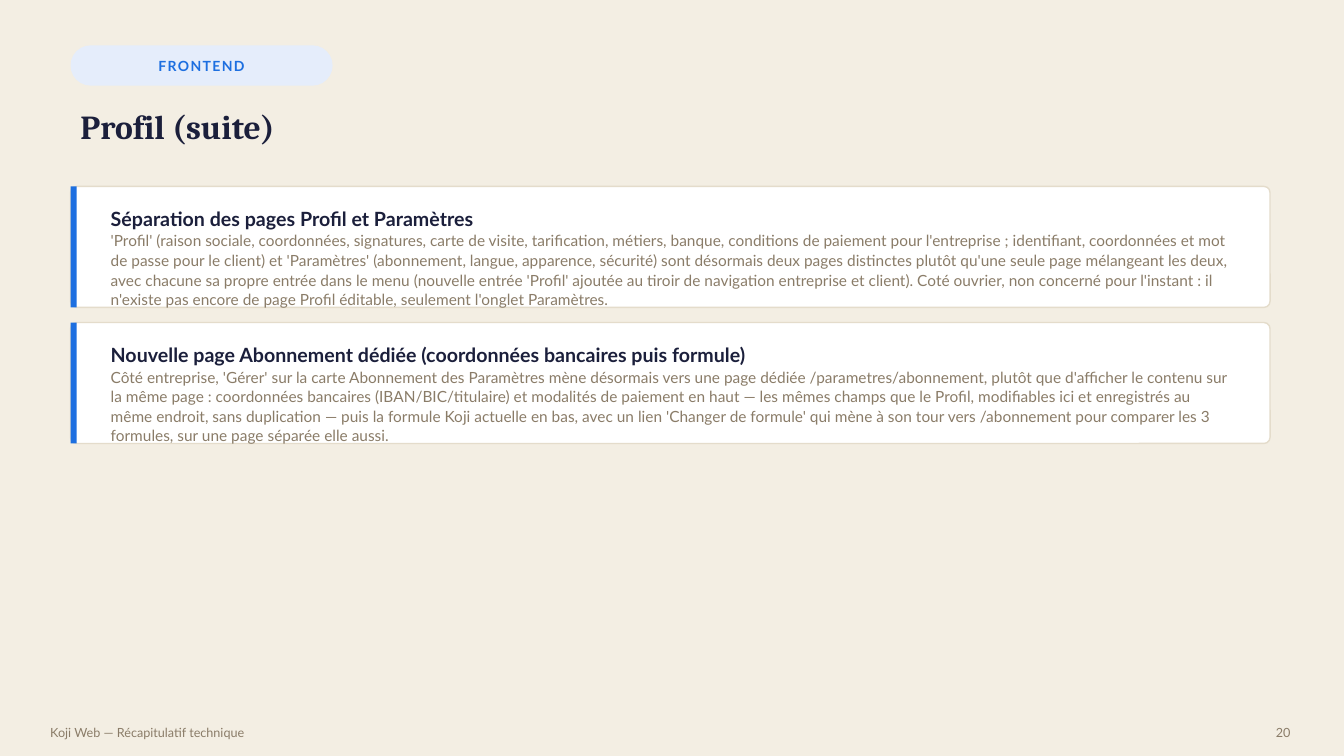
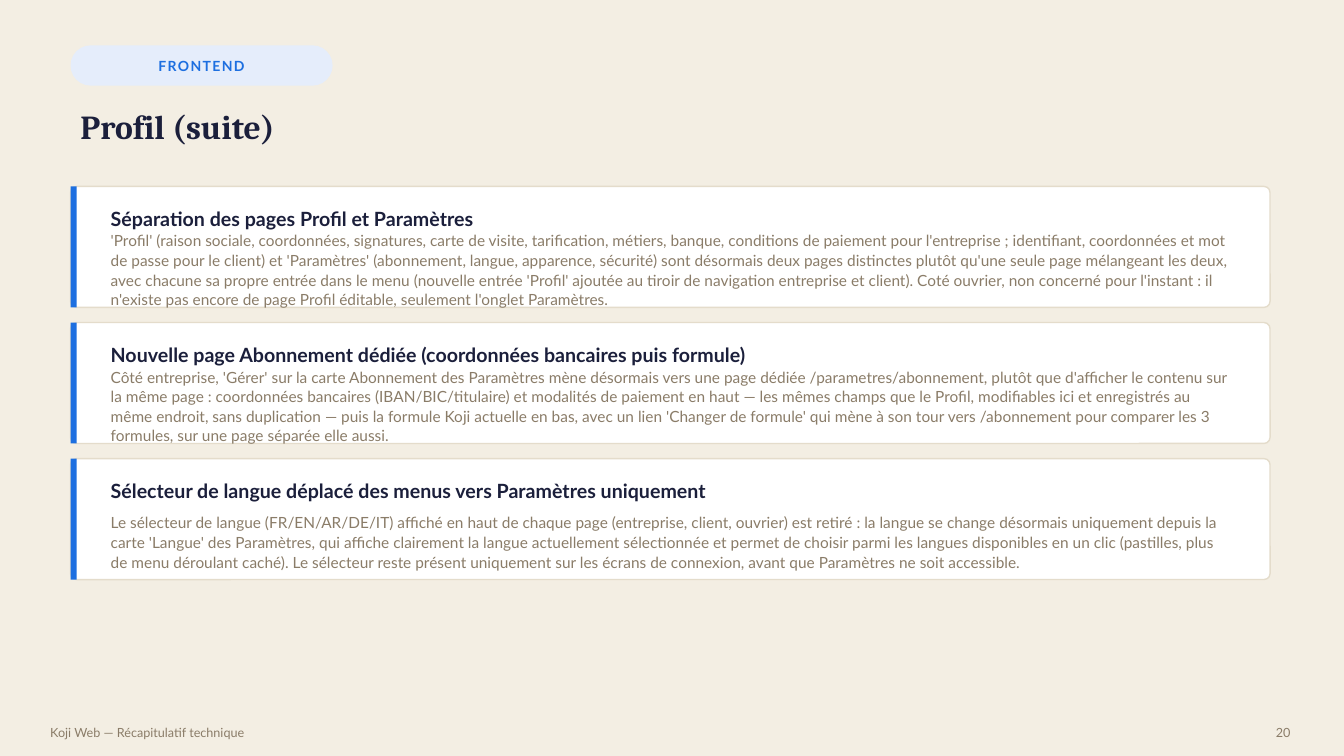
Before and after one commit to bouhouchimira-prog/web-app-Koji, a slide deck: slide 20 of docs/manager-recap/Recap-Koji-Manager.pptx. Drawn at 1344x756 pixels with LibreOffice and Linux fonts; fonts in the diff are those of the drawing. Boxes give left, top, right and bottom in pixels: in the first picture for what was removed or moved away, otherwise in the second. Text is boxed around its words. In the diff, an @@ line names an element or a change of style, - is before the commit and + after.

```diff
--- a/docs/manager-recap/Recap-Koji-Manager.pptx
+++ b/docs/manager-recap/Recap-Koji-Manager.pptx
@@ rounded rectangle added at [71, 459, 1270, 580], fill #FFFFFF, outline #E4DCCB 1 pt @@
@@ rectangle added at [71, 459, 77, 580], fill #1D6FE0 @@
@@ text added at [111, 483, 706, 502], 14 pt, text #1B1F3B, bold @@
+Sélecteur de langue déplacé des menus vers Paramètres uniquement
@@ text added at [111, 516, 1216, 571], 11 pt, text #8A7C68 @@
+Le sélecteur de langue (FR/EN/AR/DE/IT) affiché en haut de chaque page (entreprise, client, ouvrier) est retiré : la langue se change désormais uniquement depuis la carte 'Langue' des Paramètres, qui affiche clairement la langue actuellement sélectionnée et permet de choisir parmi les langues disponibles en un clic (pastilles, plus de menu déroulant caché). Le sélecteur reste présent uniquement sur les écrans de connexion, avant que Paramètres ne soit accessible.
```
Also in this commit, not shown: 2 other slides changed, 8 other files.
